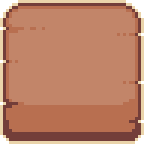
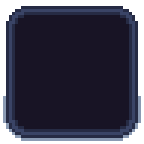
The second (144, 144) image is a revision of the first. Changes to its layers:
showed "Layer 2 copy 2" over [3, 3, 141, 141]
hid "Layer 1" over [0, 0, 144, 144]
